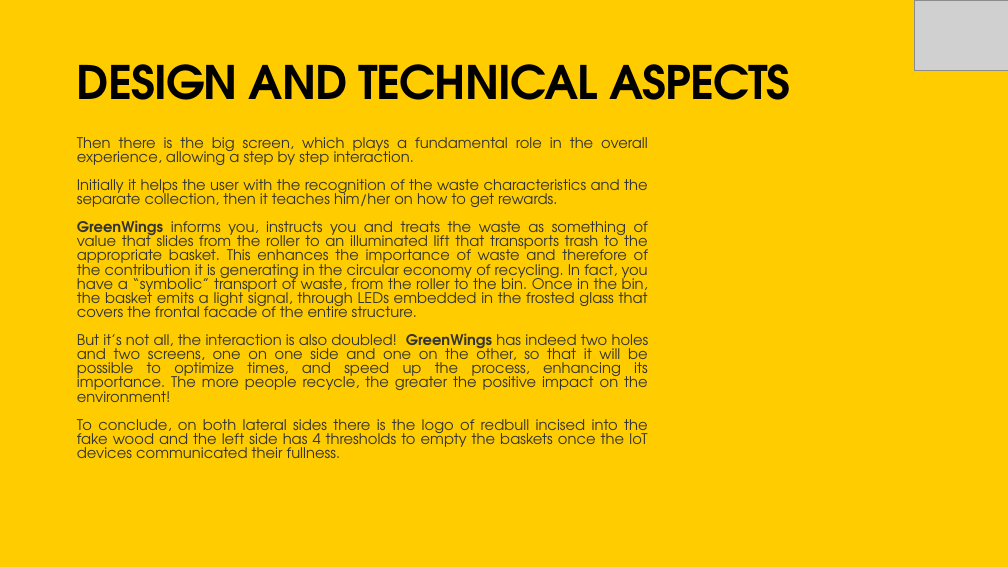
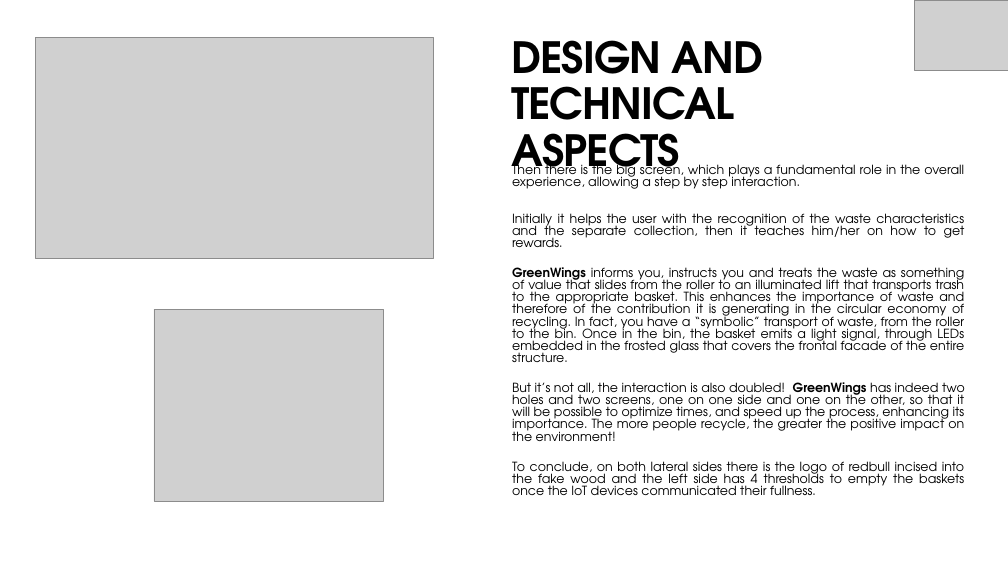
Before and after one commit to Annanardo/REDBULL---Wings-for-Sustainability, a slide deck: slide 5 of WingsforSustainability.pptx. Drawn at 1008x567 pixels with LibreOffice and Linux fonts; fonts in the diff are those of the drawing; grey boxes stand for pictures. Boxes give left, top, right and bottom in pixels: in the first picture for what was removed or moved away, otherwise in the second. Text is boxed around its words. In the diff, an @@ line names an element or a change of style, - is before the commit and + after.

```diff
--- a/WingsforSustainability.pptx
+++ b/WingsforSustainability.pptx
@@ background #FFCC00 to #FFFFFF @@
@@ freeform shape added at (x1=0, y1=0, x2=510, y2=567), fill #FFFFFF at 80% opacity @@
@@ freeform shape added at (x1=0, y1=0, x2=498, y2=567), fill #FFFFFF @@
@@ picture added at (x1=36, y1=37, x2=433, y2=258) @@
@@ title "DESIGN AND TECHNICAL ASPECTS" moved from (x1=77, y1=64, x2=790, y2=100) to (x1=512, y1=40, x2=763, y2=184) @@
@@ title "DESIGN AND TECHNICAL ASPECTS" at (x1=512, y1=40, x2=763, y2=184): size 44 to 41 pt @@
@@ text "Then there is the big ..." moved from (x1=77, y1=137, x2=649, y2=458) to (x1=512, y1=161, x2=965, y2=495) @@
@@ text "Then there is the big ..." at (x1=512, y1=161, x2=965, y2=495): size 14 to 12 pt, text colour #343433 to #000000; more space between paragraphs @@
@@ picture added at (x1=154, y1=309, x2=383, y2=501) @@
```
Also in this commit, not shown: 22 other slides changed.
